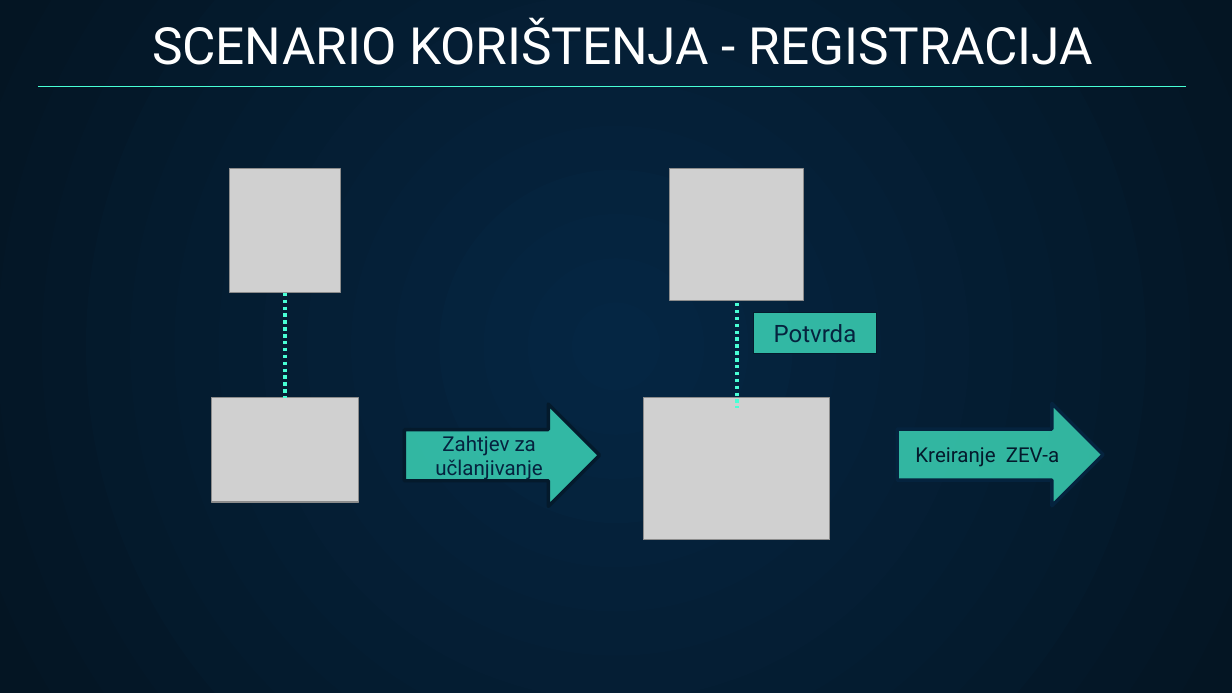
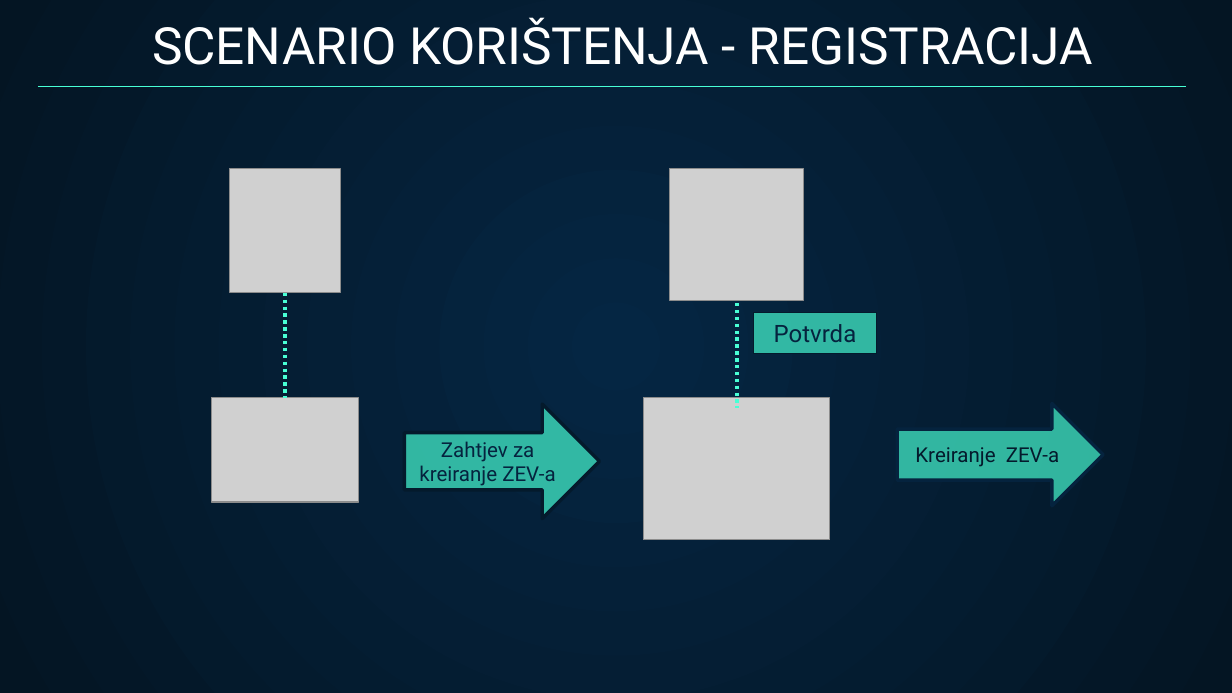
Before and after one commit to MrdjanPoletanovic/SmartZEV, a slide deck: slide 13 of Prezentacija i SRS/SmartZEV.ppsx. Drawn at 1232x693 pixels with LibreOffice and Linux fonts; fonts in the diff are those of the drawing; grey boxes stand for pictures. Boxes give left, top, right and bottom in pixels: in the first picture for what was removed or moved away, otherwise in the second. Text is boxed around its words. In the diff, an @@ line names an element or a change of style, - is before the commit and + after.

```diff
--- a/Prezentacija i SRS/SmartZEV.ppsx
+++ b/Prezentacija i SRS/SmartZEV.ppsx
@@ right arrow "Zahtjev za kreiranje ZEV-a": place and size @@
-right arrow "Zahtjev za kreiranje ZEV-a" at box(404, 404, 599, 506)
+right arrow "Zahtjev za kreiranje ZEV-a" at box(404, 404, 599, 519)
@@ text in right arrow at box(419, 441, 555, 486): text changed @@
-Zahtjev za učlanjivanje
+Zahtjev za kreiranje ZEV-a
```
Also in this commit, not shown: 4 other slides changed, 1 other file.
